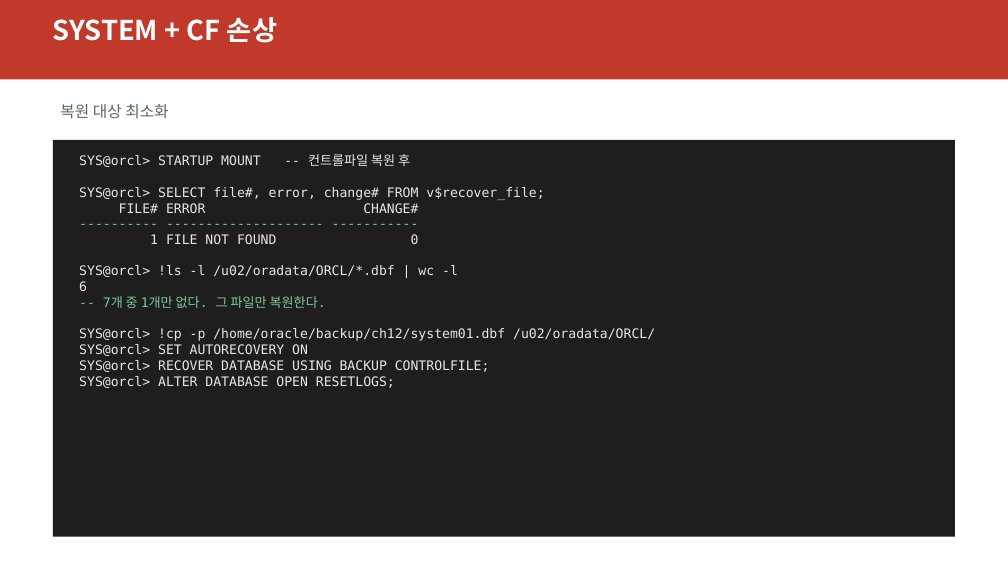
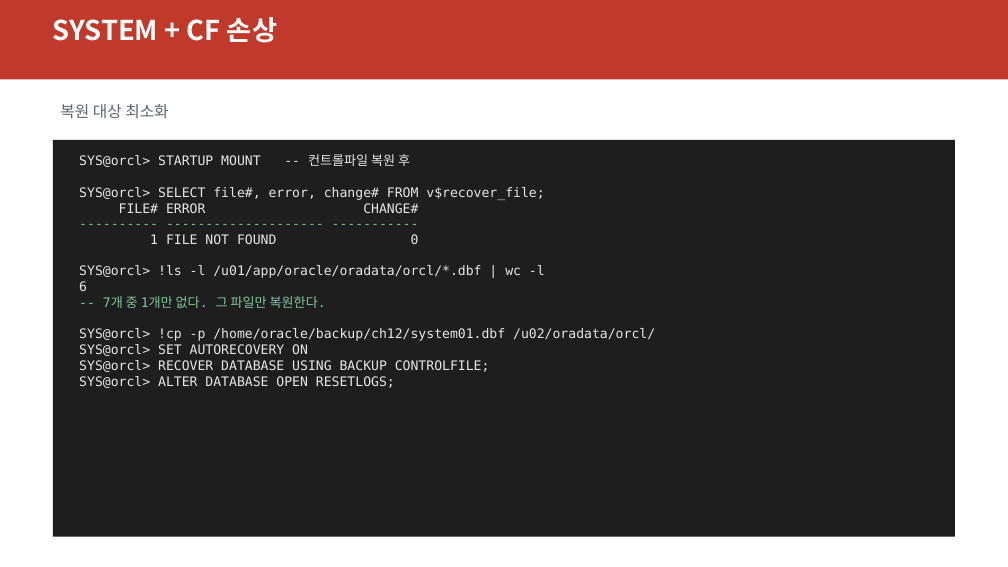
Before and after one commit to elpisk/OracleManual, a slide deck: slide 11 of BACKUP&RECOVERY/12장/12장_ARCHIVELOG_복구_복합장애_종합.pptx. Drawn at 1008x567 pixels with LibreOffice and Linux fonts; fonts in the diff are those of the drawing. Boxes give left, top, right and bottom in pixels: in the first picture for what was removed or moved away, otherwise in the second. Text is boxed around its words. In the diff, an @@ line names an element or a change of style, - is before the commit and + after.

```diff
--- a/BACKUP&RECOVERY/12장/12장_ARCHIVELOG_복구_복합장애_종합.pptx
+++ b/BACKUP&RECOVERY/12장/12장_ARCHIVELOG_복구_복합장애_종합.pptx
@@ text at (x1=79, y1=265, x2=545, y2=278): text changed @@
-SYS@orcl> !ls -l /u02/oradata/ORCL/*.dbf | wc -l
+SYS@orcl> !ls -l /u01/app/oracle/oradata/orcl/*.dbf | wc -l
@@ text at (x1=79, y1=328, x2=655, y2=341): text changed @@
-SYS@orcl> !cp -p /home/oracle/backup/ch12/system01.dbf /u02/oradata/ORCL/
+SYS@orcl> !cp -p /home/oracle/backup/ch12/system01.dbf /u02/oradata/orcl/
```
Also in this commit, not shown: 6 other slides changed, 55 other files.
